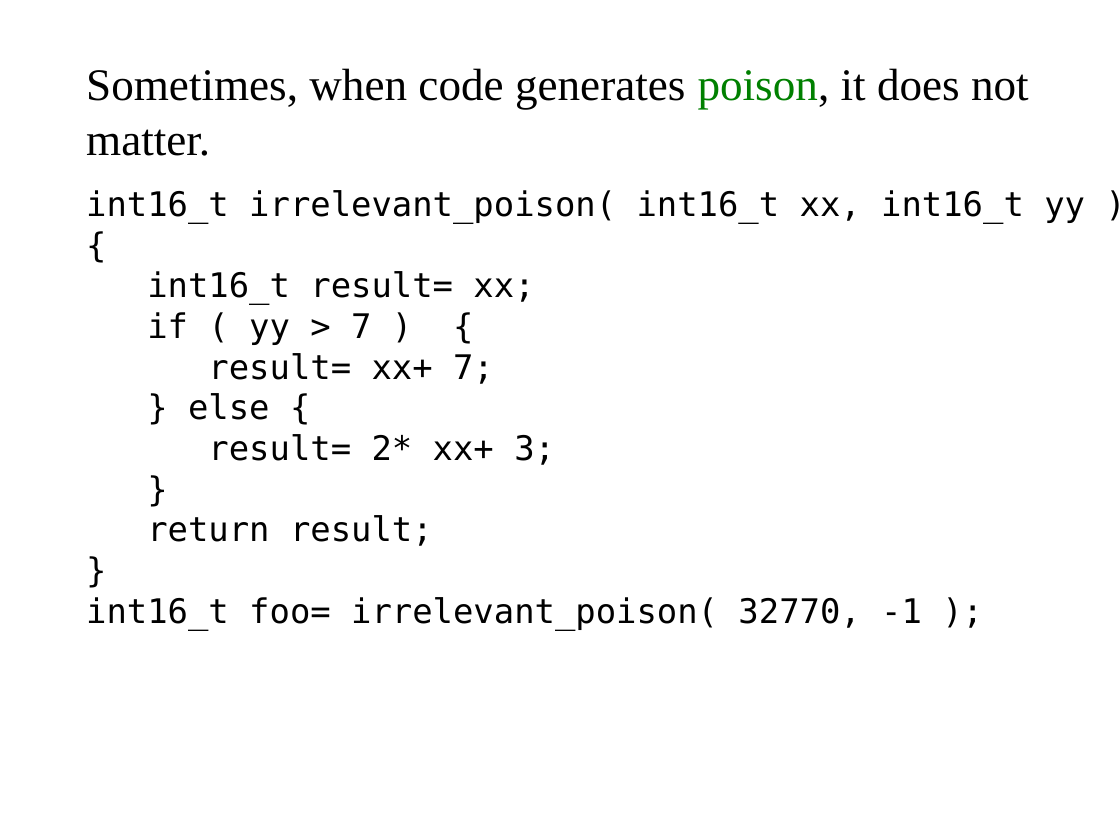
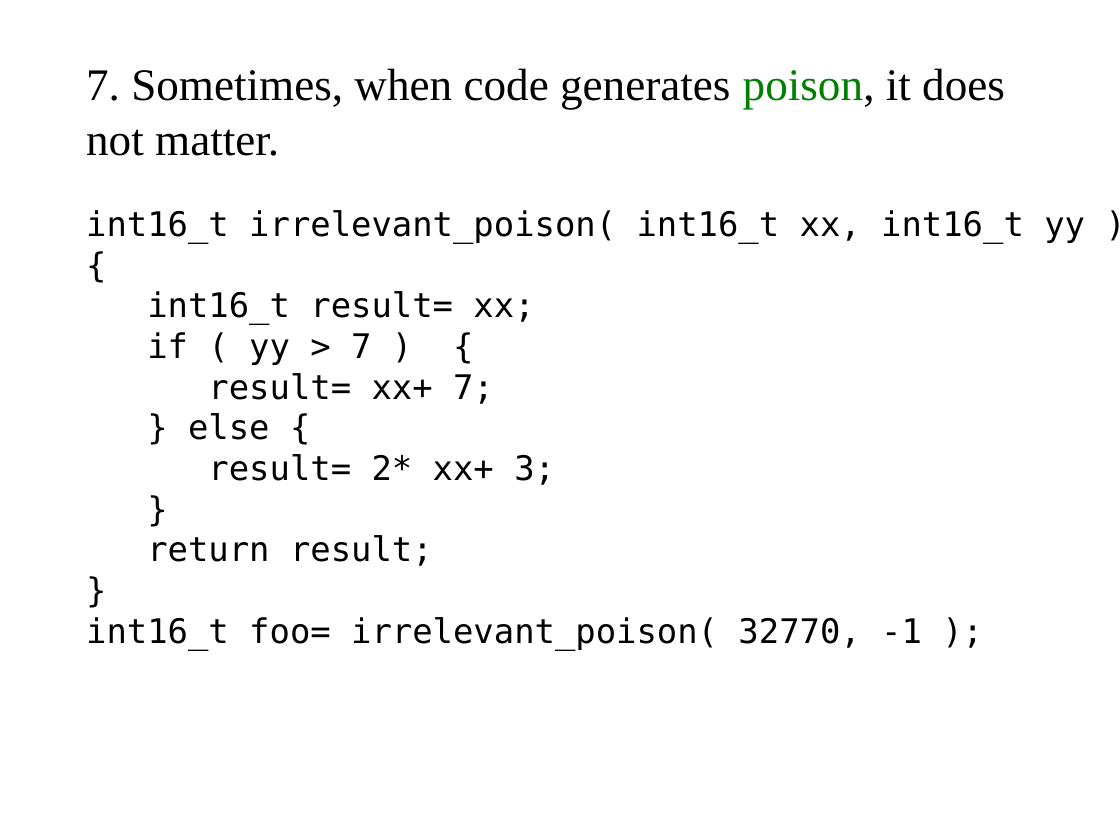
Before and after one commit to cschreiner/lli_undef_fix_admin, a slide deck: slide 7 of doc/poster/2015feb_grad_visit.draft.odp. Drawn at 1120x840 pixels with LibreOffice and Linux fonts; fonts in the diff are those of the drawing. Boxes give left, top, right and bottom in pixels: in the first picture for what was removed or moved away, otherwise in the second. Text is boxed around its words. In the diff, an @@ line names an element or a change of style, - is before the commit and + after.

Commit message:
minor wording improvements

```diff
--- a/doc/poster/2015feb_grad_visit.draft.odp
+++ b/doc/poster/2015feb_grad_visit.draft.odp
@@ text at (86,68,1005,156): text changed @@
-Sometimes, when code generates poison, it does not matter.
+7. Sometimes, when code generates poison, it does not matter.
@@ text "int16_t irrelevant_poison( int16_t xx, int16_t ...": place and size @@
-text "int16_t irrelevant_poison( int16_t xx, int16_t ..." at (86,190,1085,630)
+text "int16_t irrelevant_poison( int16_t xx, int16_t ..." at (86,210,1085,650)
```
Also in this commit, not shown: 11 other slides changed.
